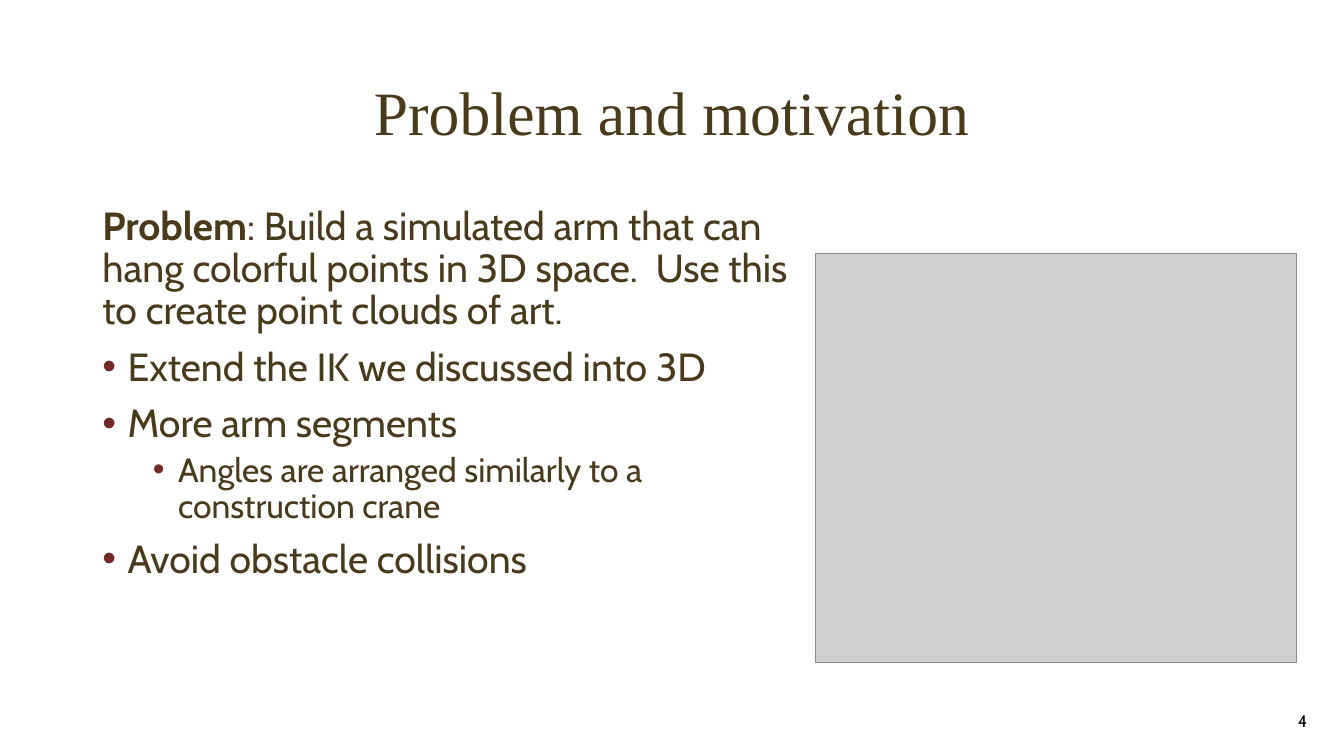
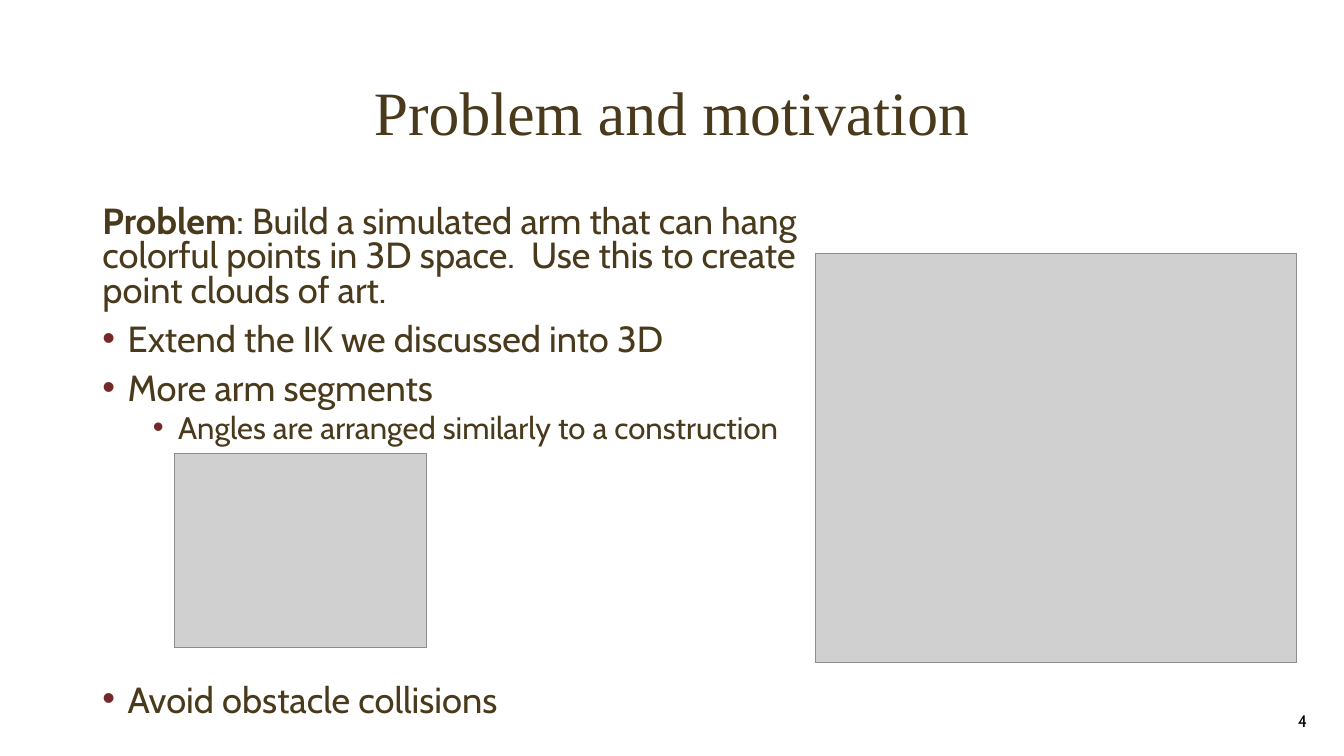
Before and after one commit to WrenMcQueary/cs_685_final_project, a slide deck: slide 4 of PRESENTATION_Wren_McQueary_Final_Project_CS_685.pptx. Drawn at 1344x756 pixels with LibreOffice and Linux fonts; fonts in the diff are those of the drawing; grey boxes stand for pictures. Boxes give left, top, right and bottom in pixels: in the first picture for what was removed or moved away, otherwise in the second. Text is boxed around its words. In the diff, an @@ line names an element or a change of style, - is before the commit and + after.

```diff
--- a/PRESENTATION_Wren_McQueary_Final_Project_CS_685.pptx
+++ b/PRESENTATION_Wren_McQueary_Final_Project_CS_685.pptx
@@ text "Problem: Build a simulated arm ..." at bbox=[102, 206, 796, 714]: size 28 to 25.9 pt in "Problem: Build a simulated arm that can ...", "Extend the IK we discussed into 3D", "More arm segments", "Avoid obstacle collisions"; size 24 to 22.2 pt in "Angles are arranged similarly to a construction ..."; line spacing 0.9 to 0.8 @@
@@ picture added at bbox=[174, 454, 426, 648] @@
```
Also in this commit, not shown: 2 other slides changed.
